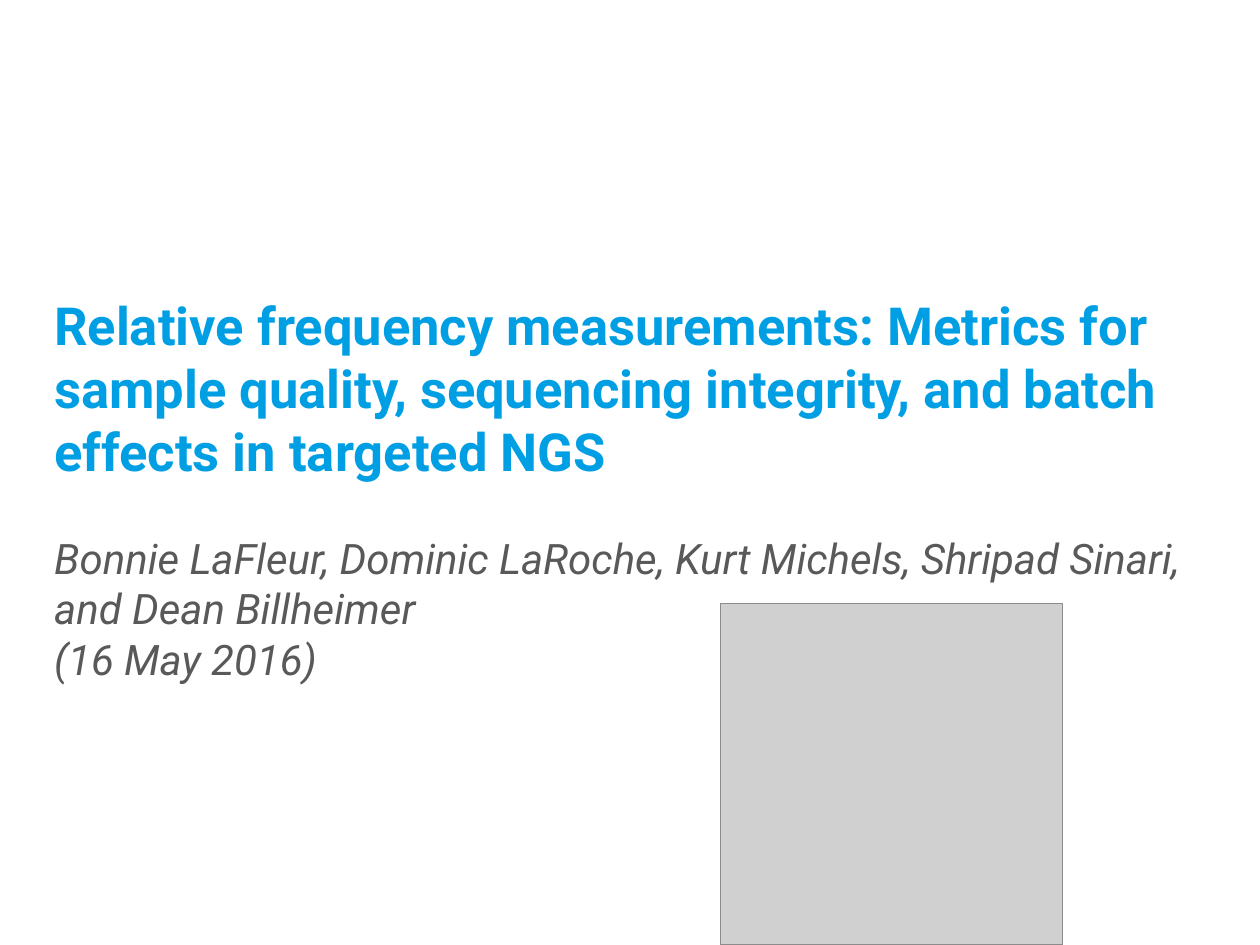
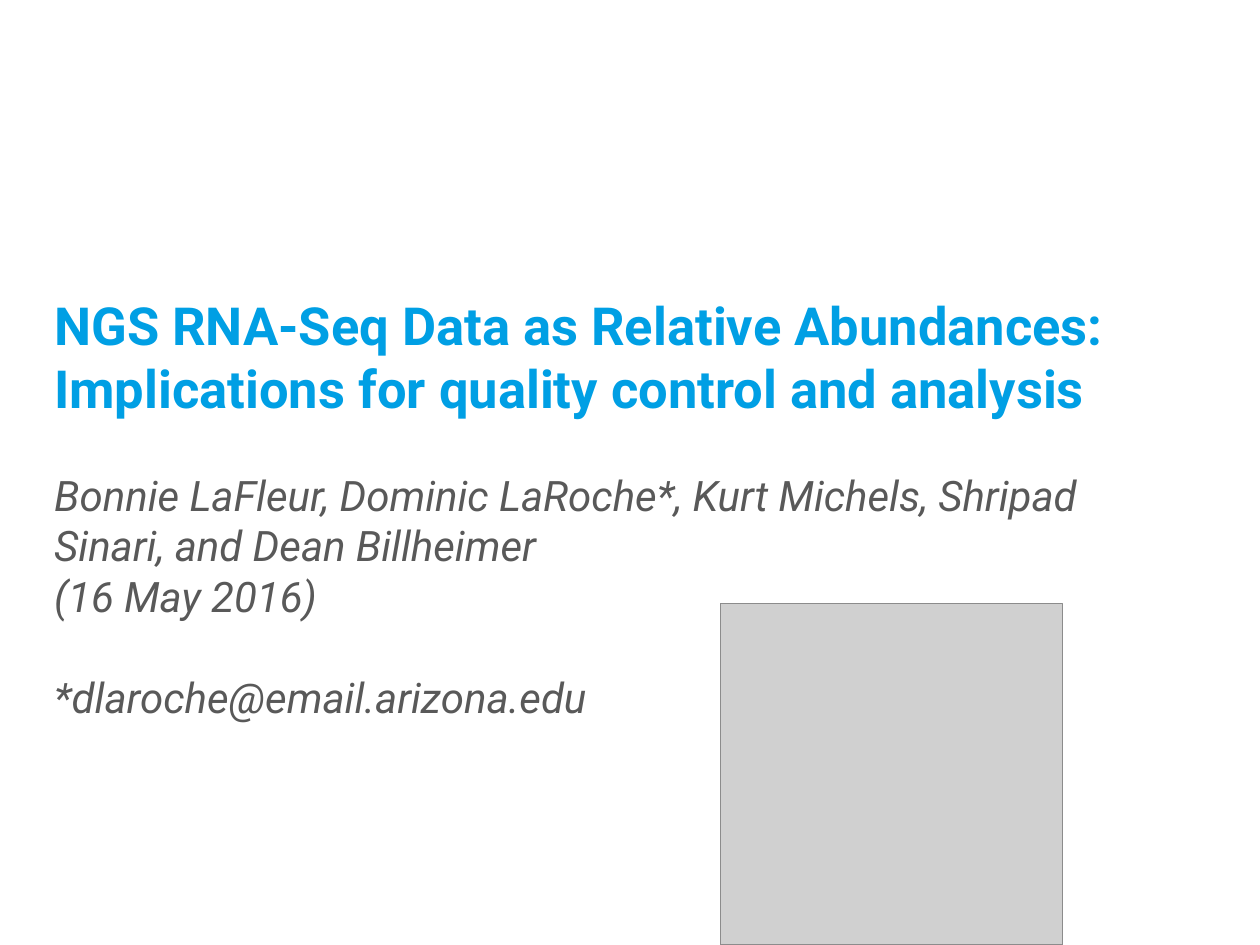
Before and after one commit to rocrat/ASA_Poster, a slide deck: slide 1 of ASA_speed_session_compositions_2016.pptx. Drawn at 1260x945 pixels with LibreOffice and Linux fonts; fonts in the diff are those of the drawing; grey boxes stand for pictures; background and template pictures are left out. Boxes give left, top, right and bottom in pixels: in the first picture for what was removed or moved away, otherwise in the second. Text is boxed around its words. In the diff, an @@ line names an element or a change of style, - is before the commit and + after.

```diff
--- a/ASA_speed_session_compositions_2016.pptx
+++ b/ASA_speed_session_compositions_2016.pptx
@@ text at [54,305,1103,567]: text changed @@
-Relative frequency measurements: Metrics for sample quality, sequencing integrity, and batch effects in targeted NGS
-Bonnie LaFleur, Dominic LaRoche, Kurt Michels, Shripad Sinari, and Dean Billheimer
+NGS RNA-Seq Data as Relative Abundances:
+Implications for quality control and analysis
+Bonnie LaFleur, Dominic LaRoche*, Kurt Michels, Shripad Sinari, and Dean Billheimer
@@ text at [54,681,586,723]: paragraph added @@
+*dlaroche@email.arizona.edu
```
Also in this commit, not shown: 1 other slide changed, 1 slide added, 15 other files.
